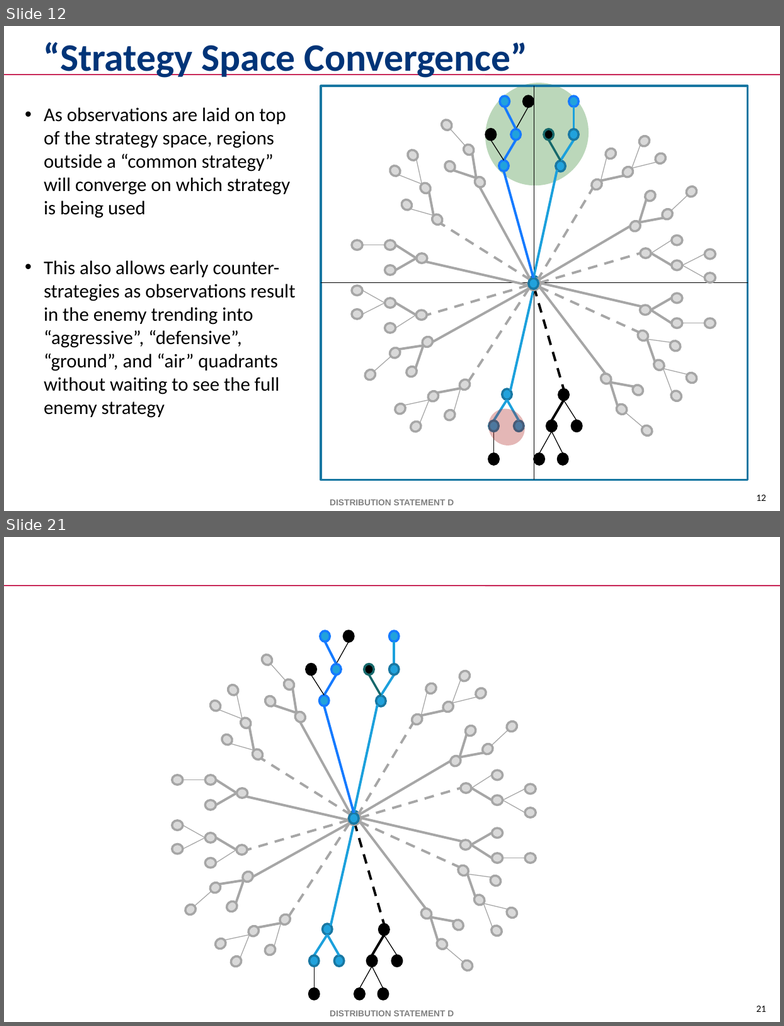
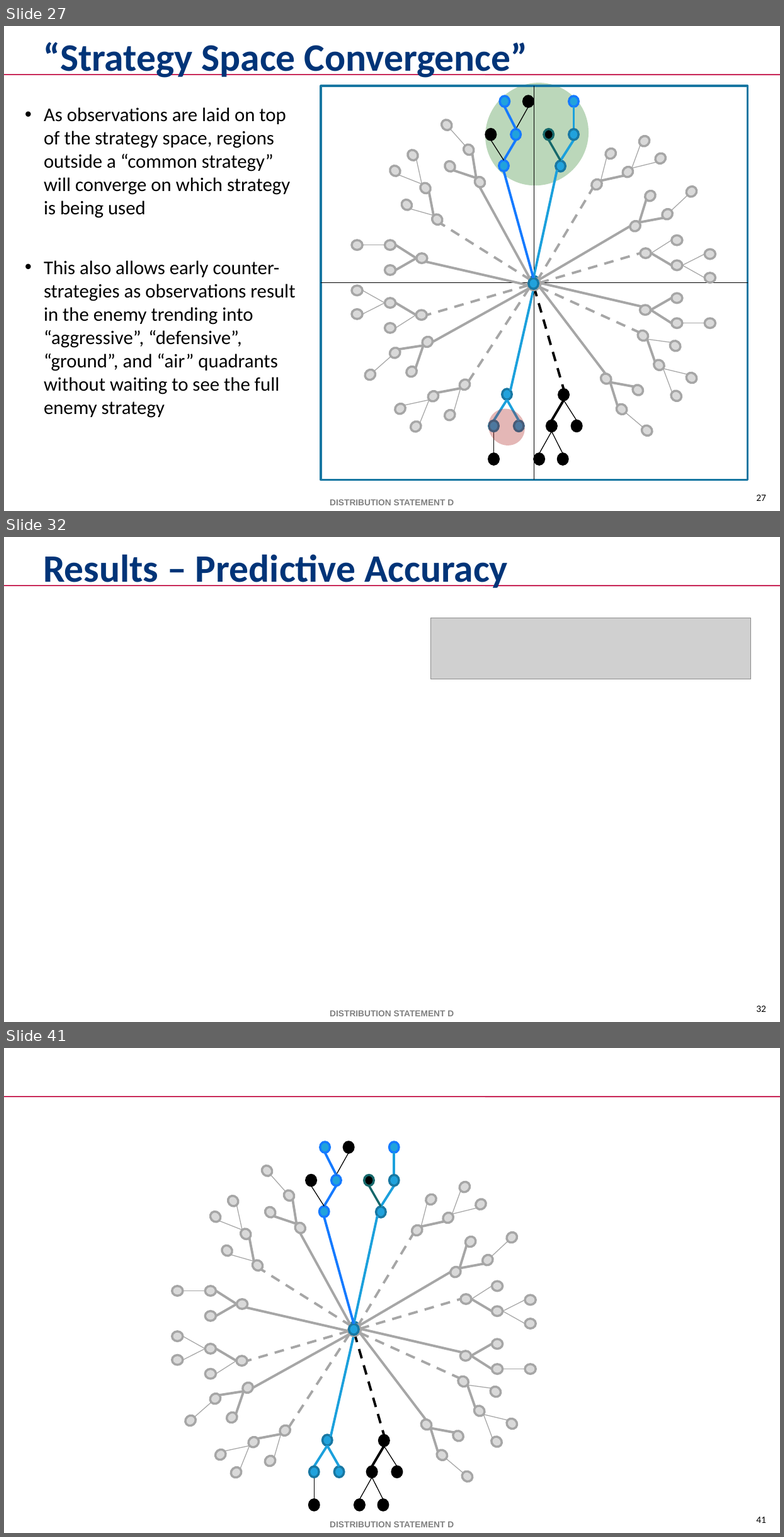
Before and after one commit to mikewkozak/IRE, a slide deck: Documentation/mkozak - Intent Recognition Engine.pptx. Shown one above the other, each under a label of ours: slides 12 and 21 before the commit, slides 27, 32 and 41 after it; the slides between them are not shown. The pictures are 784x1026 and 784x1537 pixels, drawn with LibreOffice and Linux fonts; fonts in the diff are those of the drawing; grey boxes stand for pictures; background and template pictures are left out. Boxes give left, top, right and bottom in pixels: in the first picture for what was removed or moved away, otherwise in the second. Text is boxed around its words. In the diff, an @@ line names an element or a change of style, - is before the commit and + after.

```diff
--- a/Documentation/mkozak - Intent Recognition Engine.pptx
+++ b/Documentation/mkozak - Intent Recognition Engine.pptx
@@ slide 32 added at bbox=[4, 537, 780, 1022], background #FFFFFF; not listed: 3 template elements that a slide beside it also shows @@
@@ title added at bbox=[43, 554, 508, 588], 36 pt, text #003478, bold @@
+Results – Predictive Accuracy
@@ picture added at bbox=[431, 618, 751, 679] @@
@@ what was slide 12 is now slide 27 @@
@@ page number at bbox=[756, 495, 766, 501]: text changed @@
-12
+27
@@ what was slide 21 is now slide 41 @@
@@ page number at bbox=[756, 1517, 766, 1523]: text changed @@
-21
+41
```
Also in this commit, not shown: 10 slides changed, 20 other slides added, 1 slide removed, 5 other files.
